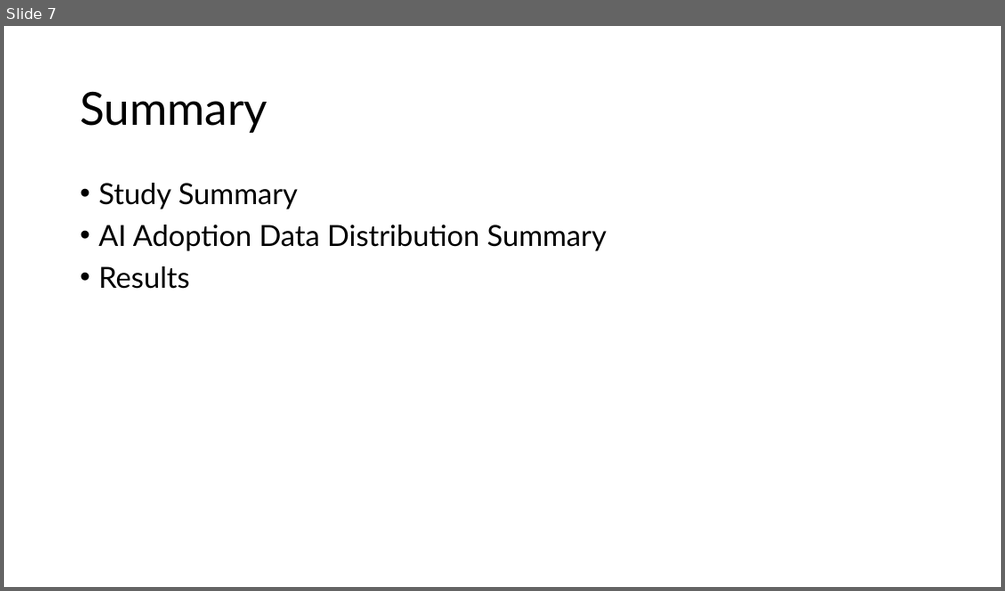
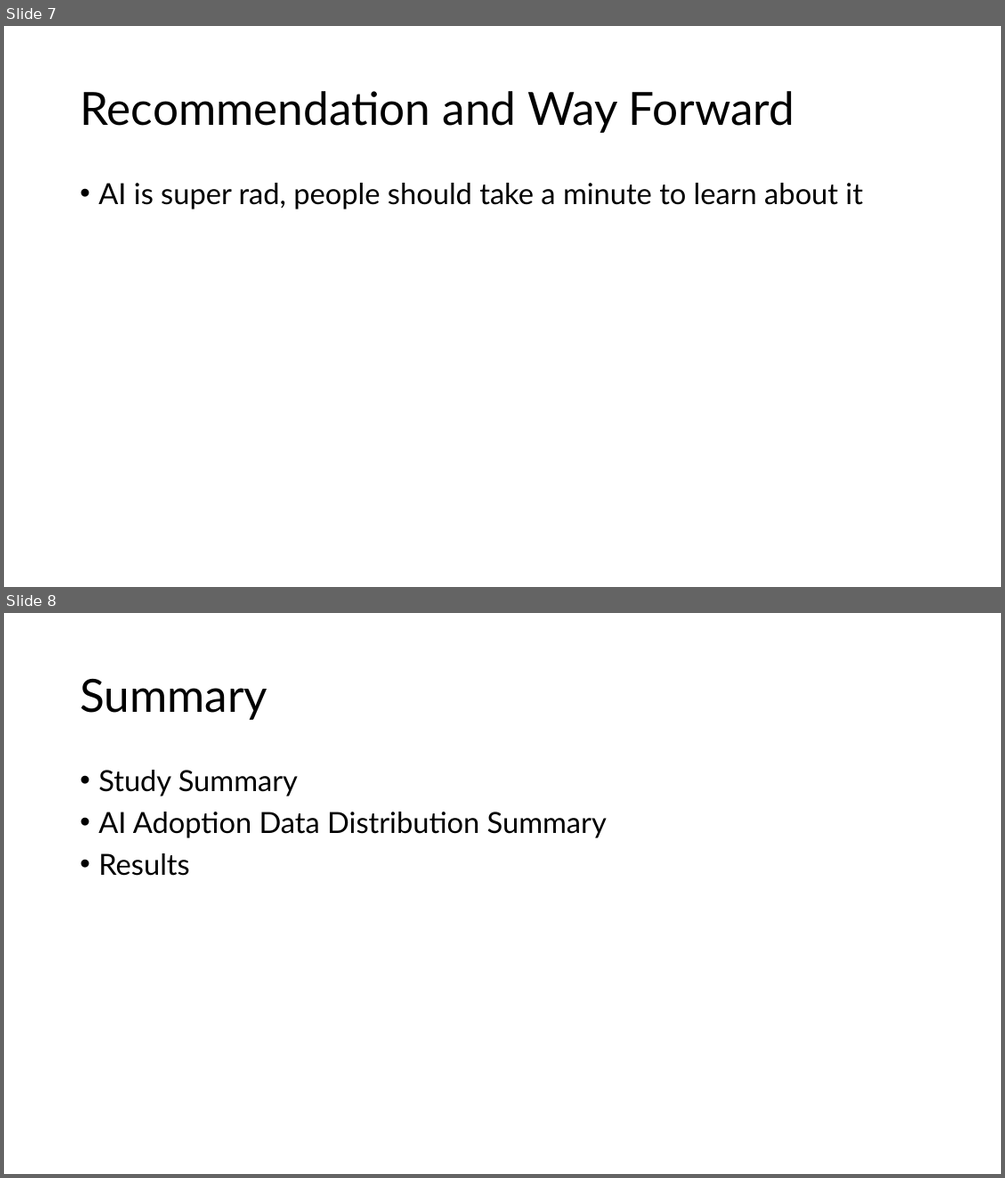
Before and after one commit to S-Shockley/MidtermAIAdoption, a slide deck: Presentation/Global AI Adoption & Workforce Impact Dataset.pptx. Shown one above the other, each under a label of ours: slide 7 before the commit, slides 7 and 8 after it. The pictures are 1005x591 and 1005x1178 pixels, drawn with LibreOffice and Linux fonts; fonts in the diff are those of the drawing. Boxes give left, top, right and bottom in pixels: in the first picture for what was removed or moved away, otherwise in the second. Text is boxed around its words. In the diff, an @@ line names an element or a change of style, - is before the commit and + after.

```diff
--- a/Presentation/Global AI Adoption & Workforce Impact Dataset.pptx
+++ b/Presentation/Global AI Adoption & Workforce Impact Dataset.pptx
@@ slide 7 added at (x1=4, y1=26, x2=1001, y2=587), background #FFFFFF @@
@@ title added at (x1=80, y1=91, x2=795, y2=133), 44 pt, text #000000 @@
+Recommendation and Way Forward
@@ text added at (x1=98, y1=183, x2=863, y2=209), 28 pt, text #000000 @@
+• AI is super rad, people should take a minute to learn about it
@@ what was slide 7 is now slide 8 @@
```
Also in this commit, not shown: 2 slides changed, 4 other slides added, 5 slides removed, 7 other files.
